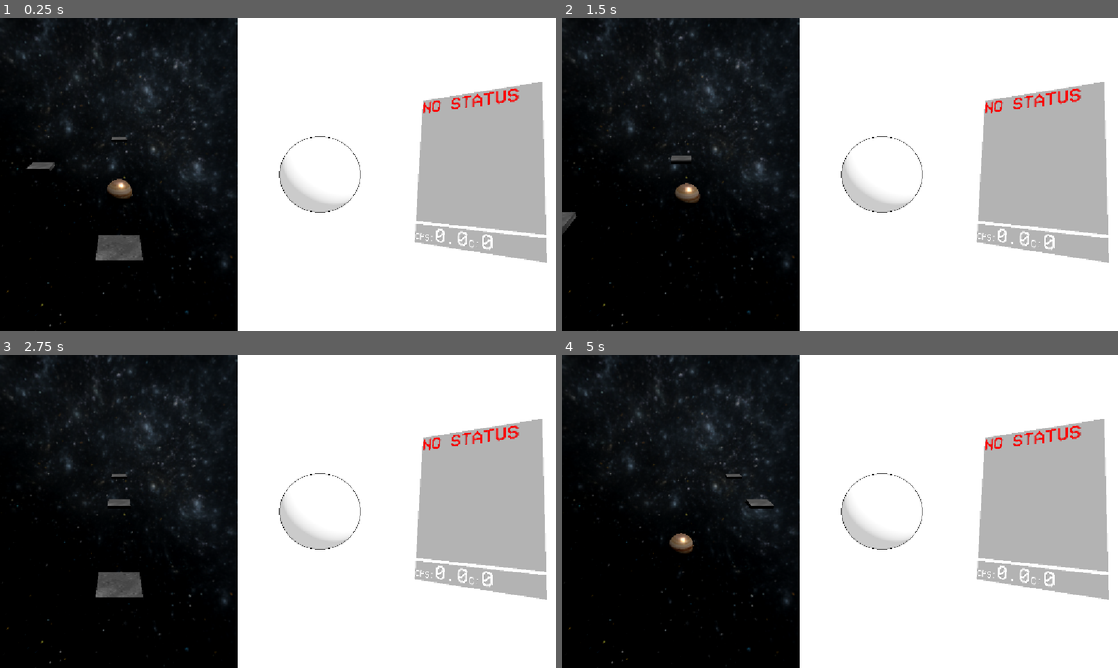
Above: before the commit, frames 1-4 (two rows, left to right).
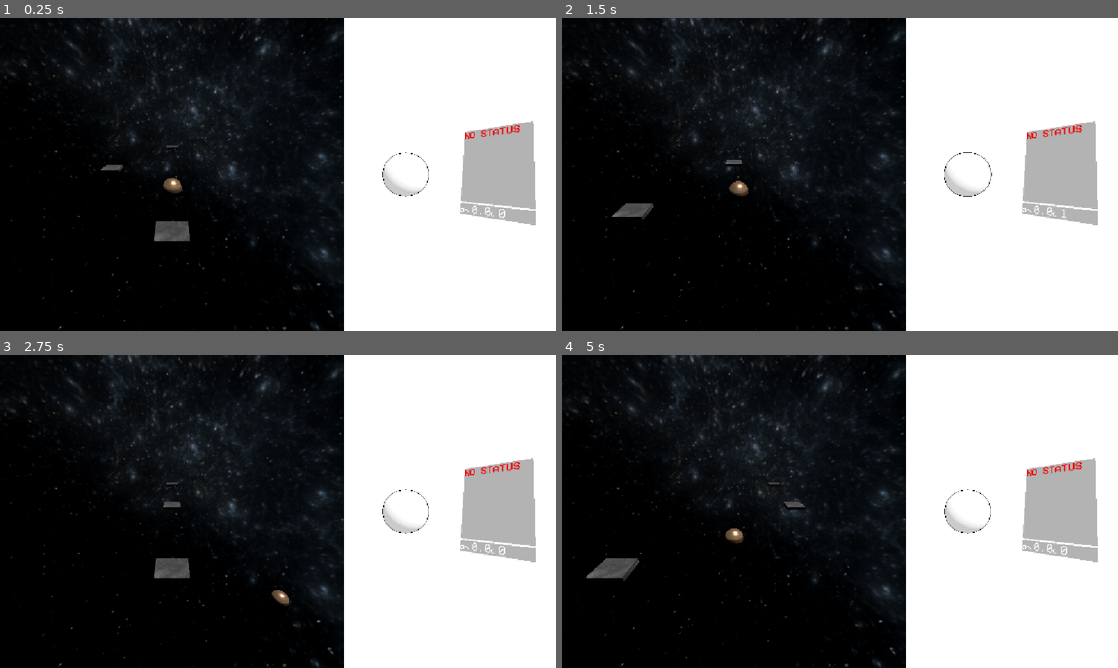
Above: after the commit, the same moments.

Repository: AnCarsenat/DopamineBounce
Game: Godot game, scene res://main_game.tscn
Two runs of this game, one before a commit and one after it. Both use one fixed random seed, a clock stepped at 60 frames per second and the inputs below.
Inputs (mouse positions are in pixels of both pictures, inside the frame that each line leads up to):
- Up to frame 1 (0.25 s): no input
- Up to frame 2 (1.5 s): move the mouse to (962, 158) at 0.52 s; hold Right (ui_right) 0.53-1.28 s; click (962, 158) at 0.67 s; move the mouse to (728, 190) at 1.27 s; hold Left (ui_left) from 1.28 s (still down)
- Up to frame 3 (2.75 s): move the mouse to (333, 442) at 2.02 s; release Left (ui_left) at 2.03 s; hold Right (ui_right) from 2.03 s (still down)
- Up to frame 4 (5 s): move the mouse to (812, 574) at 2.77 s; click (812, 574) at 2.92 s; move the mouse to (1006, 558) at 3.52 s; release Right (ui_right) at 3.53 s; hold Left (ui_left) from 3.53 s (still down); move the mouse to (673, 464) at 4.27 s

The runs differ from the first frame. In frame 1, 31% of the frame differs, in the area x 0-99%, y 0-100%; in frame 2, 30%; in frame 3, 30%; in frame 4, 30%.

Commit message:
Changes the camera fov in bounce_game and clicker_game, changes the splitsceen in main_game

Diff:
--- a/dopamine-bouce/bounce_game.tscn
+++ b/dopamine-bouce/bounce_game.tscn
@@ -54,6 +54,7 @@
 
 [node name="Camera3D" type="Camera3D" parent="." unique_id=1051659194]
 transform = Transform3D(1, 0, 0, 0, 0.91388786, 0.40596667, 0, -0.40596667, 0.91388786, 0, 5.8088036, 7)
+fov = 90.0
 
 [node name="PlayerBody" type="CharacterBody3D" parent="." unique_id=1125801000]
 transform = Transform3D(1, 0, 0, 0, 1, 0, 0, 0, 1, 0, 2.4433928, 0)
--- a/dopamine-bouce/clicker_game.tscn
+++ b/dopamine-bouce/clicker_game.tscn
@@ -44,7 +44,7 @@
 
 [node name="Camera3D" type="Camera3D" parent="." unique_id=2002860377]
 transform = Transform3D(1, 0, 0, 0, 1, 0, 0, 0, 1, 0, 0, 5.8982325)
-fov = 73.125
+fov = 104.4
 
 [node name="CameraShake" type="Node" parent="Camera3D" unique_id=1048399468]
 script = ExtResource("2_shake")
--- /dev/null
+++ b/dopamine-bouce/main_game.gd
@@ -0,0 +1,11 @@
+extends Control
+
+
+# Called when the node enters the scene tree for the first time.
+func _ready() -> void:
+	pass # Replace with function body.
+
+
+# Called every frame. 'delta' is the elapsed time since the previous frame.
+func _process(delta: float) -> void:
+	pass
--- a/dopamine-bouce/main_game.tscn
+++ b/dopamine-bouce/main_game.tscn
@@ -1,6 +1,7 @@
 [gd_scene format=3 uid="uid://dignkhfl1t2bx"]
 
 [ext_resource type="PackedScene" uid="uid://decu3cs0s0lst" path="res://clicker_game.tscn" id="1_1oj5k"]
+[ext_resource type="Script" uid="uid://thjv7iqbgftp" path="res://main_game.gd" id="1_ykeeq"]
 [ext_resource type="PackedScene" uid="uid://bctbs3vvobpj4" path="res://bounce_game.tscn" id="1_yx7mw"]
 
 [node name="MainGame" type="Control" unique_id=1541443667]
@@ -11,6 +12,7 @@
 grow_horizontal = 2
 grow_vertical = 2
 mouse_filter = 2
+script = ExtResource("1_ykeeq")
 
 [node name="Split" type="HBoxContainer" parent="." unique_id=873215640]
 layout_mode = 1
@@ -23,30 +25,38 @@
 mouse_filter = 2
 theme_override_constants/separation = 0
 
-[node name="BounceContainer" type="SubViewportContainer" parent="Split" unique_id=2145237349]
+[node name="HSplitContainer" type="HSplitContainer" parent="." unique_id=1205059203]
+layout_mode = 0
+offset_right = 1152.0
+offset_bottom = 648.0
+split_offsets = PackedInt32Array(219)
+dragger_visibility = 2
+split_offset = 219
+
+[node name="BounceContainer" type="SubViewportContainer" parent="HSplitContainer" unique_id=2145237349]
 layout_mode = 2
 size_flags_horizontal = 3
 stretch = true
 
-[node name="SubViewport" type="SubViewport" parent="Split/BounceContainer" unique_id=1699141979]
+[node name="SubViewport" type="SubViewport" parent="HSplitContainer/BounceContainer" unique_id=1699141979]
 own_world_3d = true
 handle_input_locally = false
-size = Vector2i(494, 648)
+size = Vector2i(713, 648)
 render_target_update_mode = 4
 
-[node name="BounceGame" parent="Split/BounceContainer/SubViewport" unique_id=1900847533 instance=ExtResource("1_yx7mw")]
+[node name="BounceGame" parent="HSplitContainer/BounceContainer/SubViewport" unique_id=1900847533 instance=ExtResource("1_yx7mw")]
 
-[node name="ClickerContainer" type="SubViewportContainer" parent="Split" unique_id=148025234]
+[node name="ClickerContainer" type="SubViewportContainer" parent="HSplitContainer" unique_id=148025234]
 layout_mode = 2
 size_flags_horizontal = 3
 size_flags_stretch_ratio = 1.33
 stretch = true
 
-[node name="SubViewport" type="SubViewport" parent="Split/ClickerContainer" unique_id=1282402353]
+[node name="SubViewport" type="SubViewport" parent="HSplitContainer/ClickerContainer" unique_id=1282402353]
 own_world_3d = true
 handle_input_locally = false
 physics_object_picking = true
-size = Vector2i(658, 648)
+size = Vector2i(439, 648)
 render_target_update_mode = 4
 
-[node name="JeuClicker" parent="Split/ClickerContainer/SubViewport" unique_id=550232895 instance=ExtResource("1_1oj5k")]
+[node name="JeuClicker" parent="HSplitContainer/ClickerContainer/SubViewport" unique_id=550232895 instance=ExtResource("1_1oj5k")]
Not shown, added: dopamine-bouce/main_game.gd.uid
